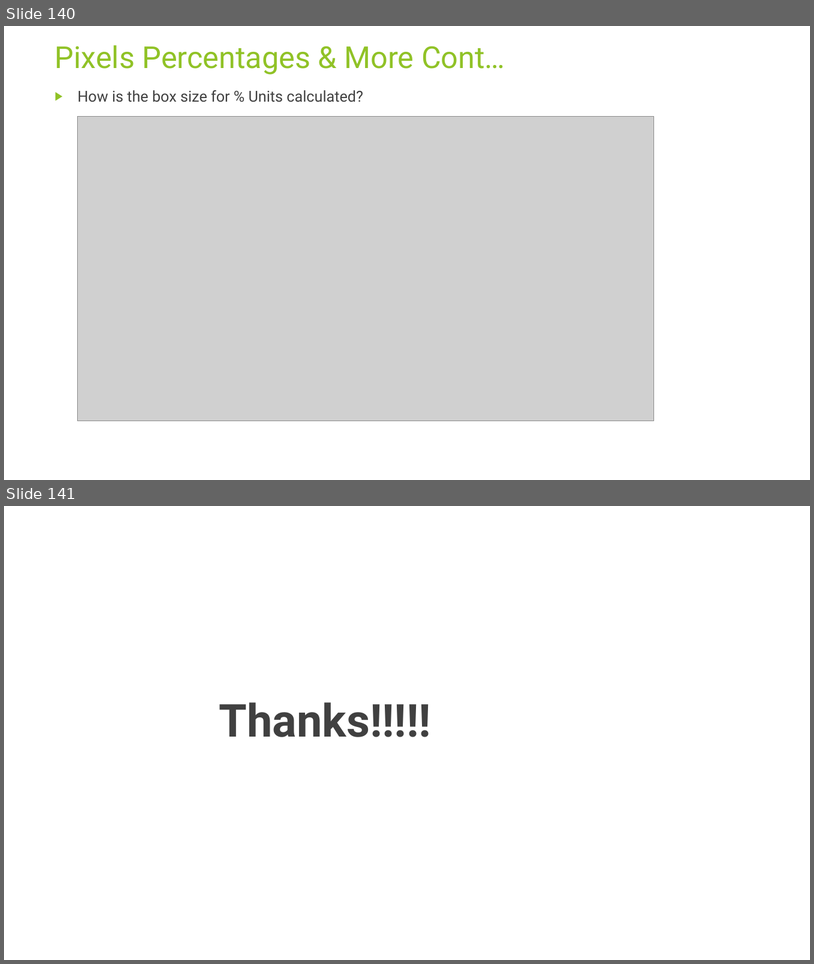
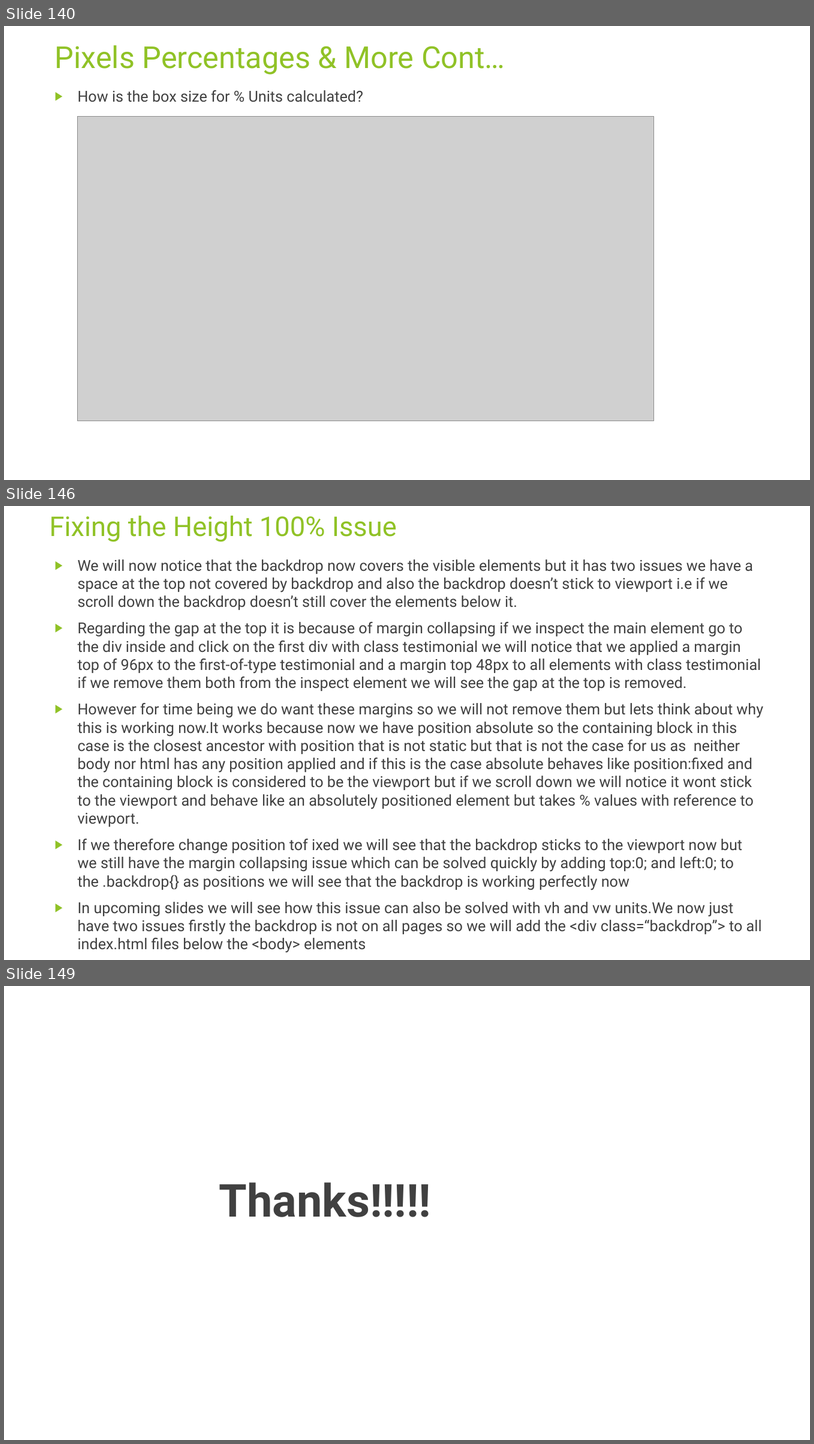
Before and after one commit to rudhrainfogain/CSS, a slide deck: PPT/Css-v8.pptx. Shown one above the other, each under a label of ours: slides 140 and 141 before the commit, slides 140, 146 and 149 after it; the slides between them are not shown. The pictures are 814x964 and 814x1444 pixels, drawn with LibreOffice and Linux fonts; fonts in the diff are those of the drawing; grey boxes stand for pictures. Boxes give left, top, right and bottom in pixels: in the first picture for what was removed or moved away, otherwise in the second. Text is boxed around its words. In the diff, an @@ line names an element or a change of style, - is before the commit and + after.

```diff
--- a/PPT/Css-v8.pptx
+++ b/PPT/Css-v8.pptx
@@ slide 146 added at [4,506,810,960], background #FFFFFF @@
@@ title added at [50,516,397,542], 32.4 pt, text #90C226 @@
+Fixing the Height 100% Issue
@@ text added at [78,559,764,934], 18 pt, text #404040 @@
+▶ We will now notice that the backdrop now covers the visible elements but it has two issues we have a space at the top not covered by backdrop and also the backdrop doesn’t stick to viewport i.e if we scroll down the backdrop doesn’t still cover the elements below it.
+▶ Regarding the gap at the top it is because of margin collapsing if we inspect the main element go to the div inside and click on the first div with class testimonial we will notice that we applied a margin top of 96px to the first-of-type testimonial and a margin top 48px to all elements with class testimonial if we remove them both from the inspect element we will see the gap at the top is removed.
+▶ However for time being we do want these margins so we will not remove them but lets think about why this is working now.It works because now we have position absolute so the containing block in this case is the closest ancestor with position that is not static but that is not the case for us as neither body nor html has any position applied and if this is the case absolute behaves like position:fixed and the containing block is considered to be the viewport but if we scroll down we will notice it wont stick to the viewport and behave like an absolutely positioned element but takes % values with reference to viewport.
+▶ If we therefore change position tof ixed we will see that the backdrop sticks to the viewport now but we still have the margin collapsing issue which can be solved quickly by adding top:0; and left:0; to the .backdrop{} as positions we will see that the backdrop is working perfectly now
+▶ In upcoming slides we will see how this issue can also be solved with vh and vw units.We now just have two issues firstly the backdrop is not on all pages so we will add the <div class=“backdrop”> to all index.html files below the <body> elements
@@ what was slide 141 is now slide 149 @@
```
Also in this commit, not shown: 7 other slides added, 4 other files.
